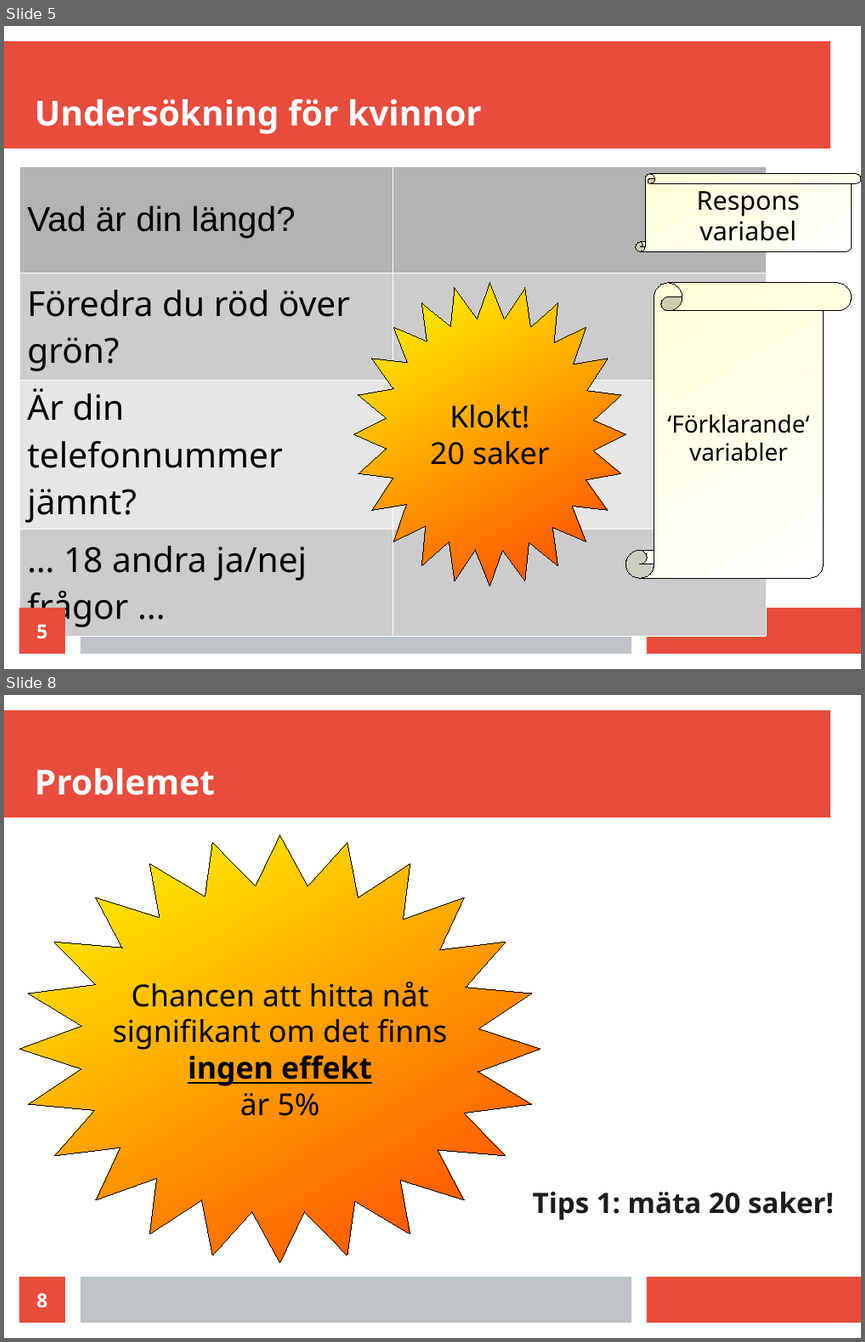
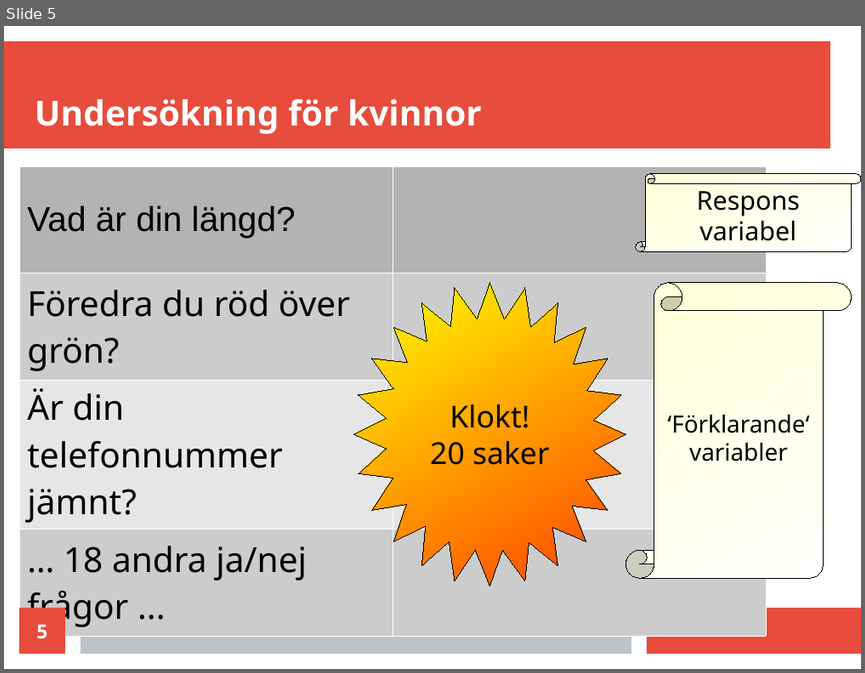
Before and after one commit to richelbilderbeek/science_fika_open_science_20250316, a slide deck: science_fika_talk_20250316.odp. Shown one above the other, each under a label of ours: slides 5 and 8 before the commit, slide 5 after it; the slides between them are not shown. The pictures are 865x1342 and 865x673 pixels, drawn with LibreOffice and Linux fonts; fonts in the diff are those of the drawing. Boxes give left, top, right and bottom in pixels: in the first picture for what was removed or moved away, otherwise in the second. Text is boxed around its words. In the diff, an @@ line names an element or a change of style, - is before the commit and + after.

```diff
--- a/science_fika_talk_20250316.odp
+++ b/science_fika_talk_20250316.odp
@@ slide 8 removed at box(4, 695, 861, 1338), background #FFFFFF; not listed: 3 template elements that a slide beside it also shows @@
@@ title removed at box(35, 768, 215, 795) @@
-Problemet
@@ freeform shape removed at box(19, 835, 540, 1263) @@
-Chancen att hitta nåt
-signifikant om det finns
-ingen effekt
-är 5%
@@ text removed at box(533, 1191, 834, 1219) @@
-Tips 1: mäta 20 saker!
@@ page number removed at box(19, 1276, 65, 1322) @@
-8
```
Also in this commit, not shown: 12 slides changed, 1 other file.
